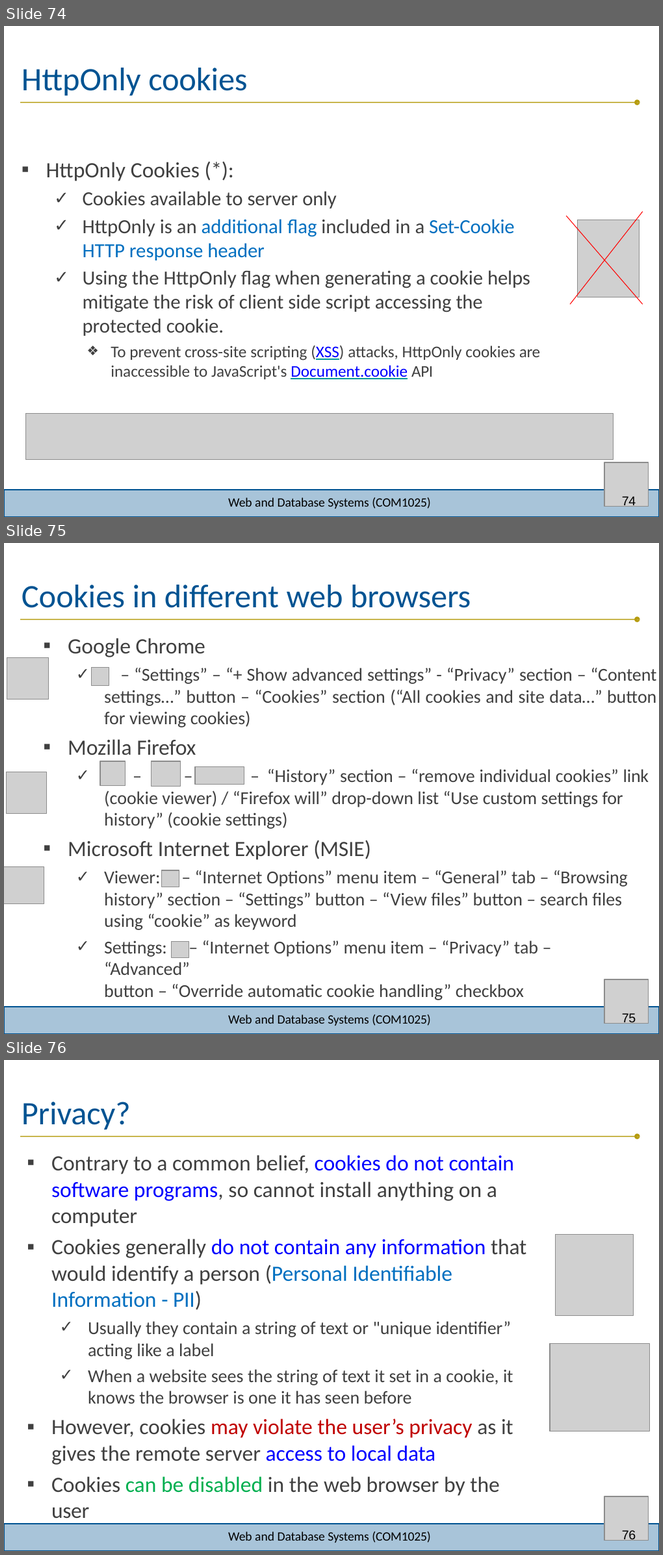
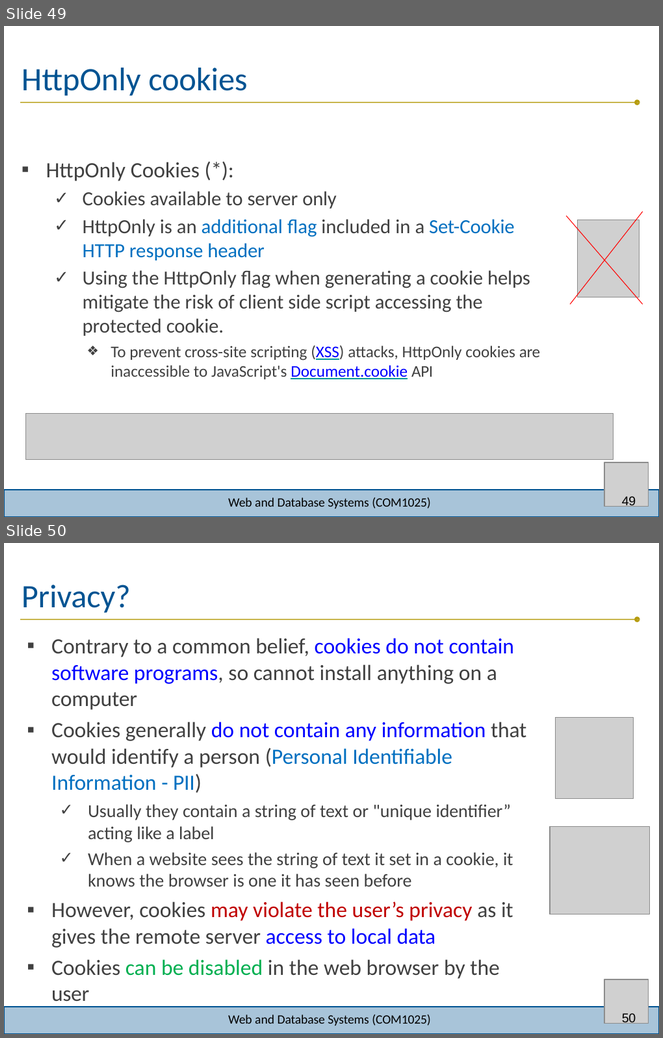
Before and after one commit to joeappleton18/WEB-AND-DATABASE-SYSTEMS, a slide deck: week-8/lecture/lecture.pptx. Shown one above the other, each under a label of ours: slides 74, 75 and 76 before the commit, slides 49 and 50 after it. The pictures are 663x1555 and 663x1038 pixels, drawn with LibreOffice and Linux fonts; fonts in the diff are those of the drawing; grey boxes stand for pictures; background and template pictures are left out. Boxes give left, top, right and bottom in pixels: in the first picture for what was removed or moved away, otherwise in the second. Text is boxed around its words. In the diff, an @@ line names an element or a change of style, - is before the commit and + after.

```diff
--- a/week-8/lecture/lecture.pptx
+++ b/week-8/lecture/lecture.pptx
@@ slide 75 removed at [4,543,659,1034], background #FFFFFF; not listed: 3 template elements that a slide beside it also shows @@
@@ title removed at [22,585,471,608] @@
-Cookies in different web browsers
@@ text removed at [68,638,657,975] @@
-▪ Google Chrome
-  ✓ – “Settings” – “+ Show advanced settings” - “Privacy” section – “Content settings…” button – “Cookies” section (“All cookies and site data…” button for viewing cookies)
-▪ Mozilla Firefox
-  ✓ – – – “History” section – “remove individual cookies” link (cookie viewer) / “Firefox will” drop-down list “Use custom settings for
-history” (cookie settings)
-▪ Microsoft Internet Explorer (MSIE)
-  ✓ Viewer: – “Internet Options” menu item – “General” tab – “Browsing history” section – “Settings” button – “View files” button – search files using “cookie” as keyword
-  ✓ Settings: – “Internet Options” menu item – “Privacy” tab – “Advanced”
-button – “Override automatic cookie handling” checkbox
@@ picture removed at [7,657,49,700] @@
@@ picture removed at [91,668,109,685] @@
@@ picture removed at [6,772,46,814] @@
@@ picture removed at [100,761,126,786] @@
@@ picture removed at [152,761,180,786] @@
@@ picture removed at [195,767,244,785] @@
@@ picture removed at [4,867,44,904] @@
@@ picture removed at [161,871,179,887] @@
@@ picture removed at [172,941,189,958] @@
@@ picture removed at [605,980,649,1024] @@
@@ text removed at [228,1015,431,1026] @@
-Web and Database Systems (COM1025)
@@ page number removed at [622,1014,636,1024] @@
-75
@@ what was slide 74 is now slide 49 @@
@@ page number at [622,497,636,507]: text changed @@
-74
+49
@@ what was slide 76 is now slide 50 @@
@@ page number at [622,1014,636,1024]: text changed @@
-76
+50
```
Also in this commit, not shown: 10 slides changed, 3 slides added, 28 other slides removed, 20 other files.
